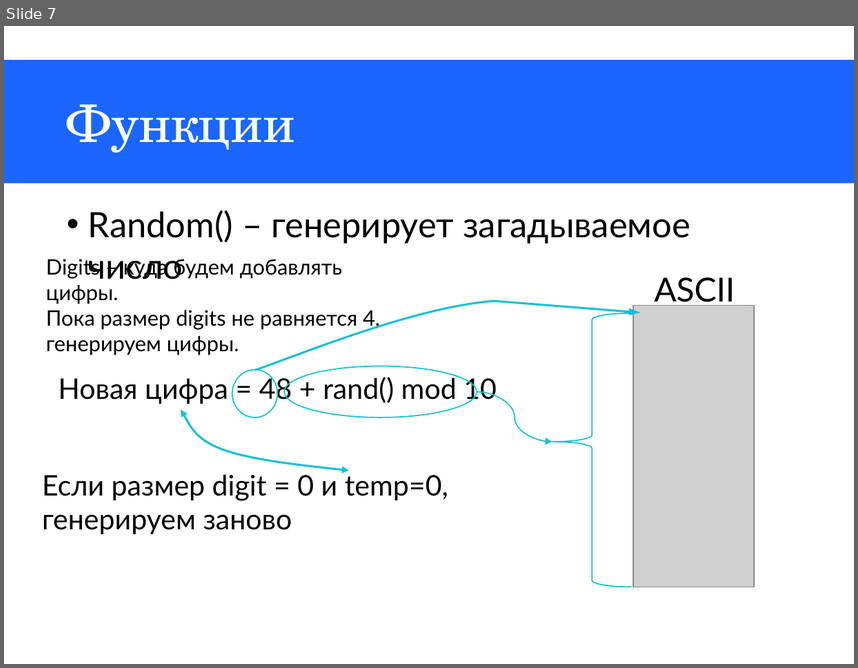
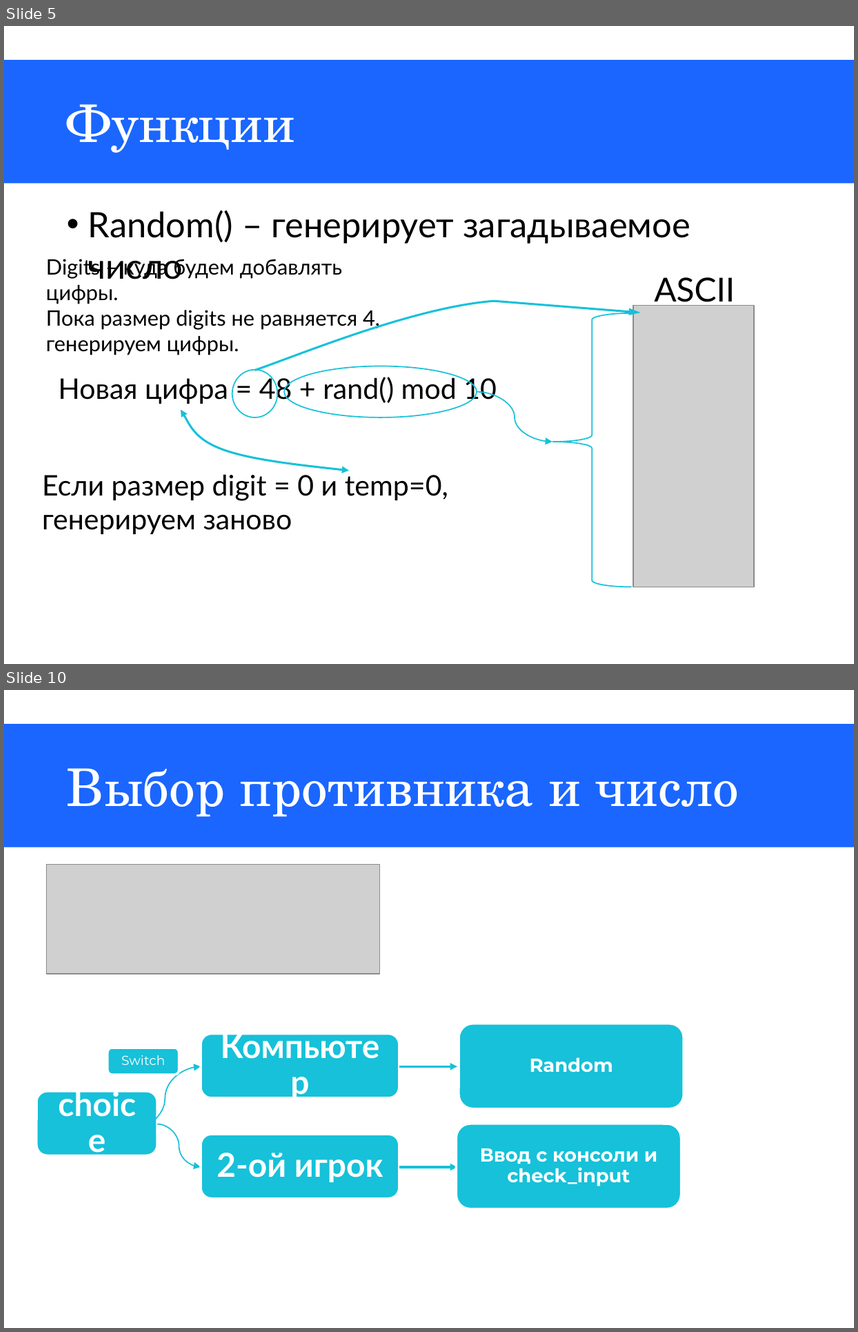
Before and after one commit to MineMoon/BullsAndCows, a slide deck: BullsAndCows.pptx. Shown one above the other, each under a label of ours: slide 7 before the commit, slides 5 and 10 after it; the slides between them are not shown. The pictures are 858x668 and 858x1332 pixels, drawn with LibreOffice and Linux fonts; fonts in the diff are those of the drawing; grey boxes stand for pictures. Boxes give left, top, right and bottom in pixels: in the first picture for what was removed or moved away, otherwise in the second. Text is boxed around its words. In the diff, an @@ line names an element or a change of style, - is before the commit and + after.

```diff
--- a/BullsAndCows.pptx
+++ b/BullsAndCows.pptx
@@ slide 10 added at [4,690,854,1328], background #FFFFFF; not listed: 1 template element that a slide beside it also shows @@
@@ title added at [67,768,739,817], 44 pt, text #FFFFFF @@
+Выбор противника и число
@@ picture added at [47,865,380,974] @@
@@ rounded rectangle added at [201,1034,399,1098], fill #16C1D9, outline #FFFFFF 2 pt @@
@@ text added at [204,1037,396,1094], 28 pt, text #FFFFFF, bold @@
+Компьютер
@@ rounded rectangle added at [459,1023,684,1108], fill #16C1D9, outline #FFFFFF 2 pt @@
@@ rounded rectangle added at [107,1048,179,1075], fill #16C1D9, outline #FFFFFF 2 pt @@
@@ text added at [121,1055,165,1065], 11 pt, text #FFFFFF @@
+Switch
@@ text added at [530,1057,613,1072], 16 pt, text #FFFFFF, bold @@
+Random
@@ curved arrow added from (129, 1130) to (201, 1067), #16C1D9 1 pt @@
@@ arrow added from (399, 1067) to (457, 1067), #16C1D9 2 pt @@
@@ rounded rectangle added at [36,1092,157,1156], fill #16C1D9, outline #FFFFFF 2 pt @@
@@ text added at [40,1094,154,1152], 28 pt, text #FFFFFF, bold @@
+choice
@@ curved arrow added from (157, 1123) to (201, 1167), #16C1D9 1 pt @@
@@ rounded rectangle added at [456,1123,682,1209], fill #16C1D9, outline #FFFFFF 2 pt @@
@@ rounded rectangle added at [201,1134,399,1199], fill #16C1D9, outline #FFFFFF 2 pt @@
@@ text added at [217,1152,383,1182], 28 pt, text #FFFFFF, bold @@
+2-ой игрок
@@ text added at [480,1148,657,1186], 16 pt, text #FFFFFF, bold @@
+Ввод с консоли и check_input
@@ arrow added from (399, 1167) to (457, 1167), #16C1D9 2 pt @@
@@ what was slide 7 is now slide 5 @@
```
Also in this commit, not shown: 4 slides changed, 11 other slides added, 2 slides removed, 3 other files.
